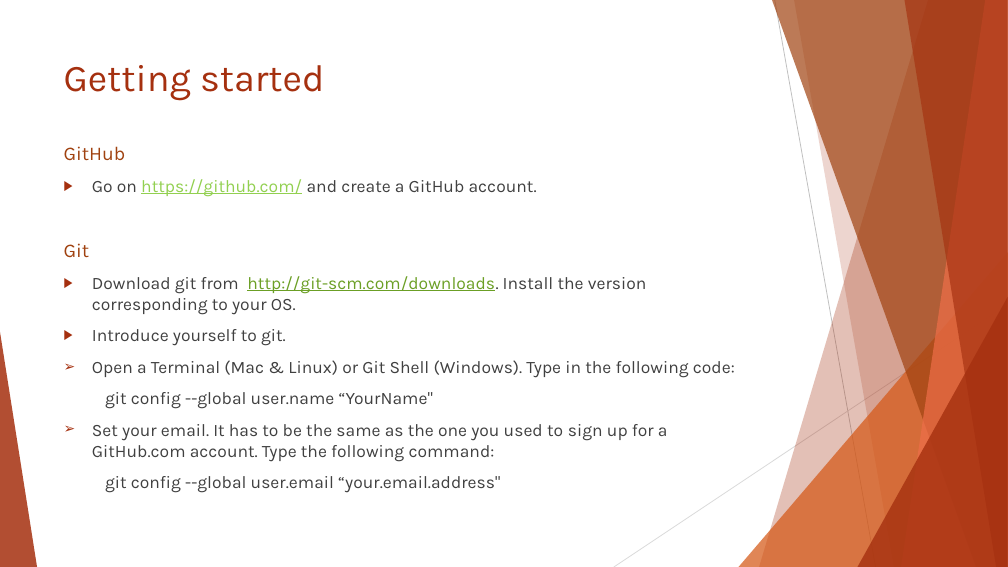
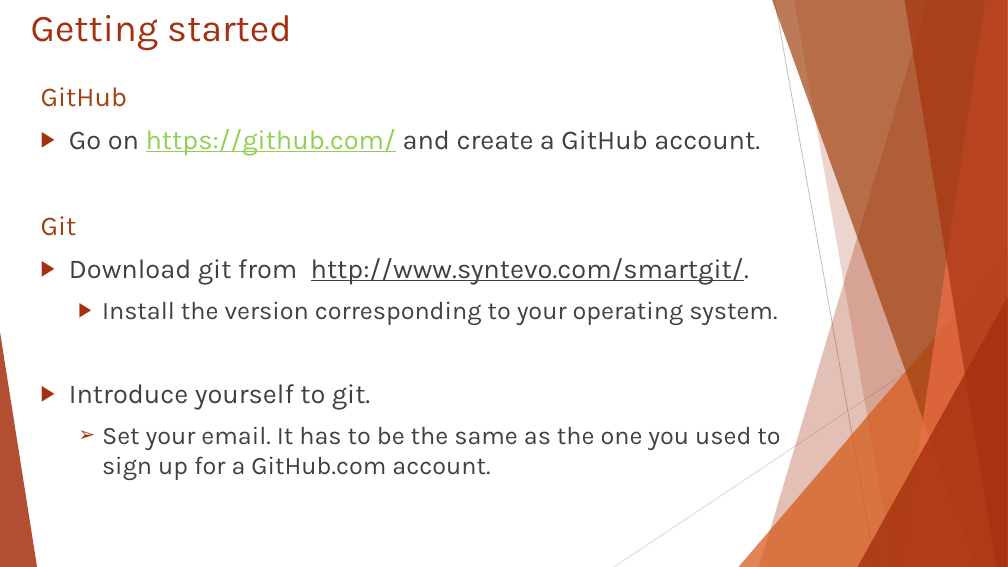
Before and after one commit to ICI3D/Sandbox, a slide deck: slide 3 of Appendix for Git-v1.1.pptx. Drawn at 1008x567 pixels with LibreOffice and Linux fonts; fonts in the diff are those of the drawing. Boxes give left, top, right and bottom in pixels: in the first picture for what was removed or moved away, otherwise in the second. Text is boxed around its words. In the diff, an @@ line names an element or a change of style, - is before the commit and + after.

```diff
--- a/Appendix for Git-v1.1.pptx
+++ b/Appendix for Git-v1.1.pptx
@@ title "Getting started": place and size @@
-title "Getting started" at [64,65,324,101]
+title "Getting started" at [31,15,291,51]
@@ text "GitHub": place and size @@
-text "GitHub" at [64,146,735,493]
+text "GitHub" at [41,87,780,480]
@@ text at [41,87,760,409]: size 18.5 to 25.9 pt in "GitHub", "Git"; size 16.6 to 25.9 pt in "Go on https://github.com/ and create a GitHub ...", "Introduce yourself to git." @@
@@ text at [69,258,777,325]: text changed; size 16.6 to 23.9 pt @@
-▶ Download git from http://git-scm.com/downloads. Install the version corresponding to your OS.
+▶ Download git from http://www.syntevo.com/smartgit/.
+  ▶ Install the version corresponding to your operating system.
@@ text at [102,426,780,480]: text changed; size 16.6 to 23.9 pt @@
-➢ Open a Terminal (Mac & Linux) or Git Shell (Windows). Type in the following code:
-git config --global user.name “YourName"
-➢ Set your email. It has to be the same as the one you used to sign up for a GitHub.com account. Type the following command:
-git config --global user.email “your.email.address"
+  ➢ Set your email. It has to be the same as the one you used to sign up for a GitHub.com account.
```
Also in this commit, not shown: 3 other slides changed, 2 slides added, 4 slides removed, 1 other file.
